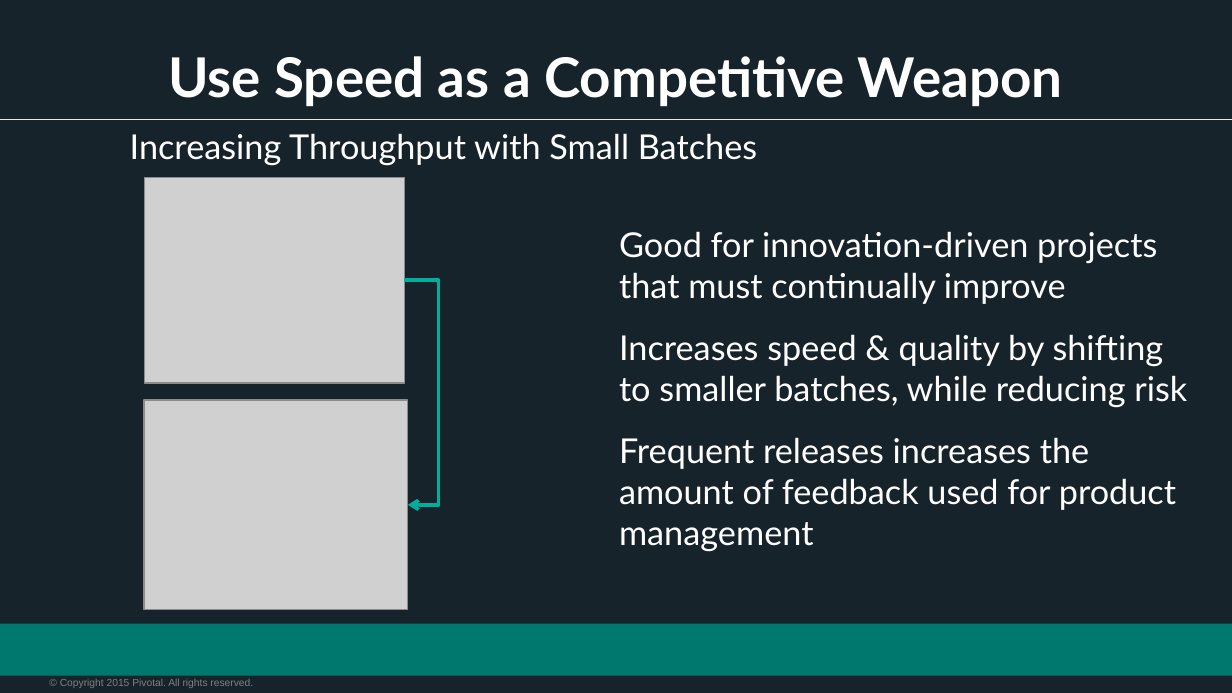
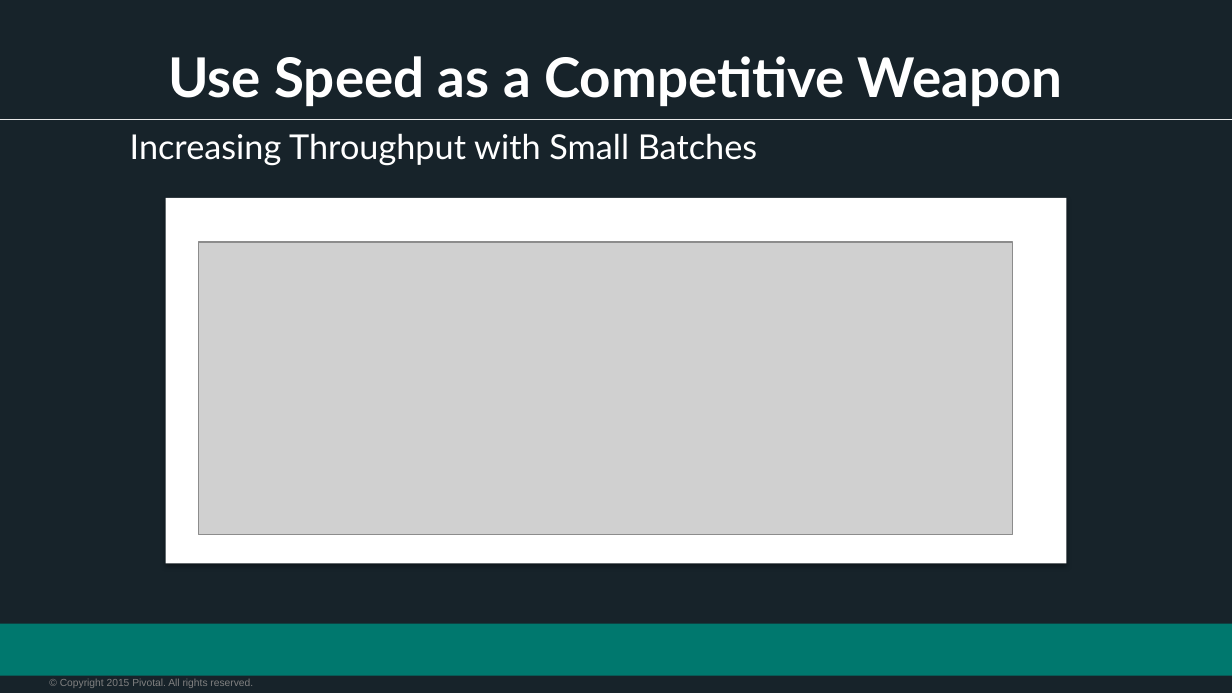
Before and after one commit to vmware-archive/devops-workshop, a slide deck: slide 4 of presentations/104 - Intro to CICD/Session_9_Intro_CICD.pptx. Drawn at 1232x693 pixels with LibreOffice and Linux fonts; fonts in the diff are those of the drawing; grey boxes stand for pictures; background and template pictures are left out. Boxes give left, top, right and bottom in pixels: in the first picture for what was removed or moved away, otherwise in the second. Text is boxed around its words. In the diff, an @@ line names an element or a change of style, - is before the commit and + after.

```diff
--- a/presentations/104 - Intro to CICD/Session_9_Intro_CICD.pptx
+++ b/presentations/104 - Intro to CICD/Session_9_Intro_CICD.pptx
@@ picture removed at [144, 177, 404, 383] @@
@@ rectangle added at [165, 198, 1066, 564], fill #FFFFFF @@
@@ text removed at [619, 231, 1187, 551] @@
-Good for innovation-driven projects that must continually improve
-Increases speed & quality by shifting to smaller batches, while reducing risk
-Frequent releases increases the amount of feedback used for product management
@@ picture added at [198, 241, 1013, 535] @@
@@ elbow arrow removed from (404, 280) to (408, 505) @@
@@ picture removed at [144, 400, 408, 610] @@
```
Also in this commit, not shown: 1 other slide changed, 1 slide added.
